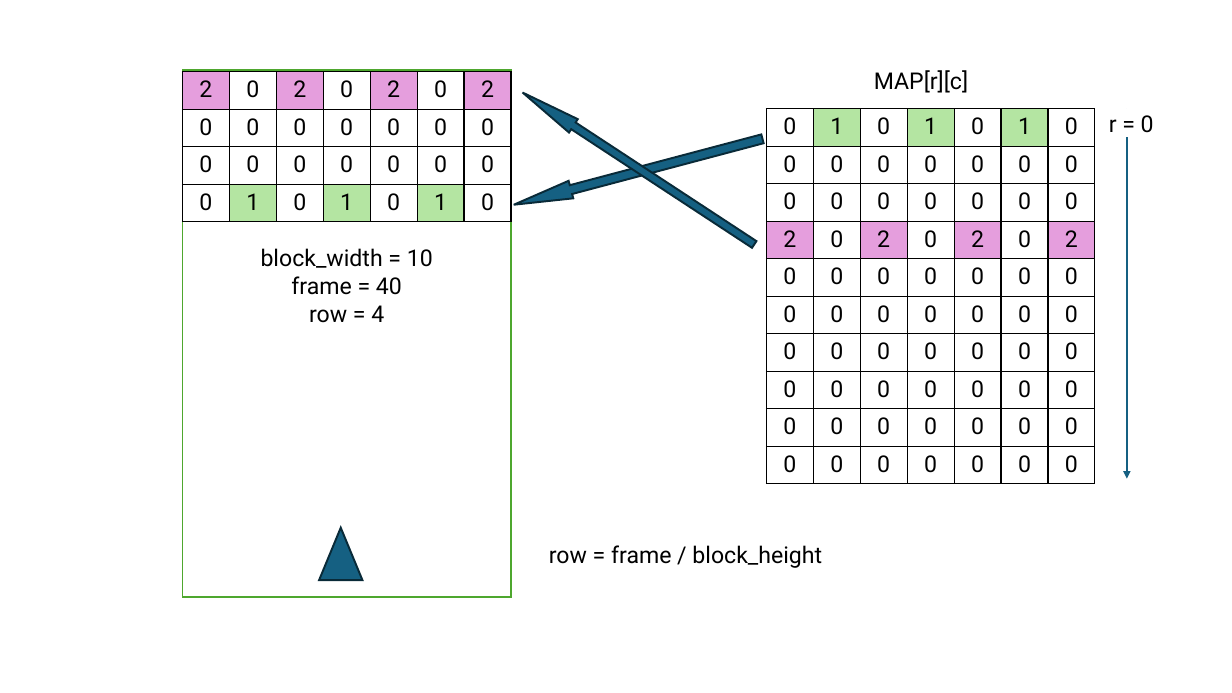
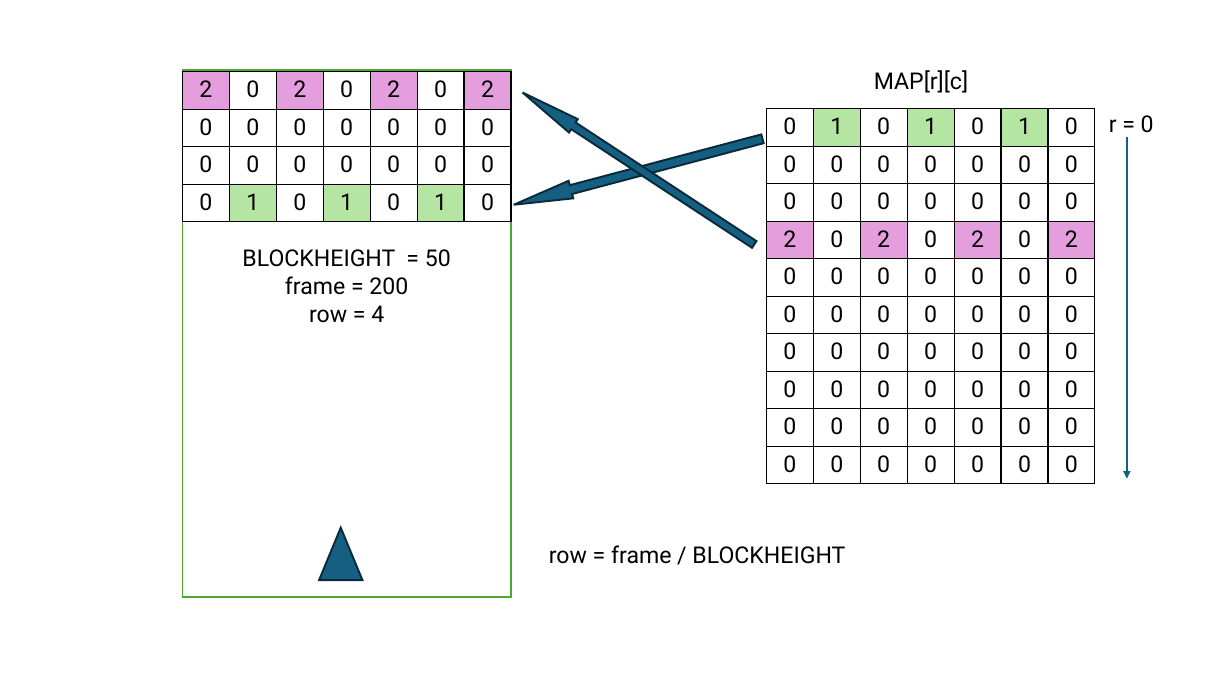
Before and after one commit to mchayapol/Game-Design-and-Development, a slide deck: slide 1 of figures.pptx. Drawn at 1232x693 pixels with LibreOffice and Linux fonts; fonts in the diff are those of the drawing. Boxes give left, top, right and bottom in pixels: in the first picture for what was removed or moved away, otherwise in the second. Text is boxed around its words. In the diff, an @@ line names an element or a change of style, - is before the commit and + after.

```diff
--- a/figures.pptx
+++ b/figures.pptx
@@ text at <box>242,249,451,295</box>: text changed @@
-block_width = 10
-frame = 40
+BLOCKHEIGHT = 50
+frame = 200
@@ text at <box>549,545,845,564</box>: text changed @@
-row = frame / block_height
+row = frame / BLOCKHEIGHT
```
Also in this commit, not shown: 3 other files.
